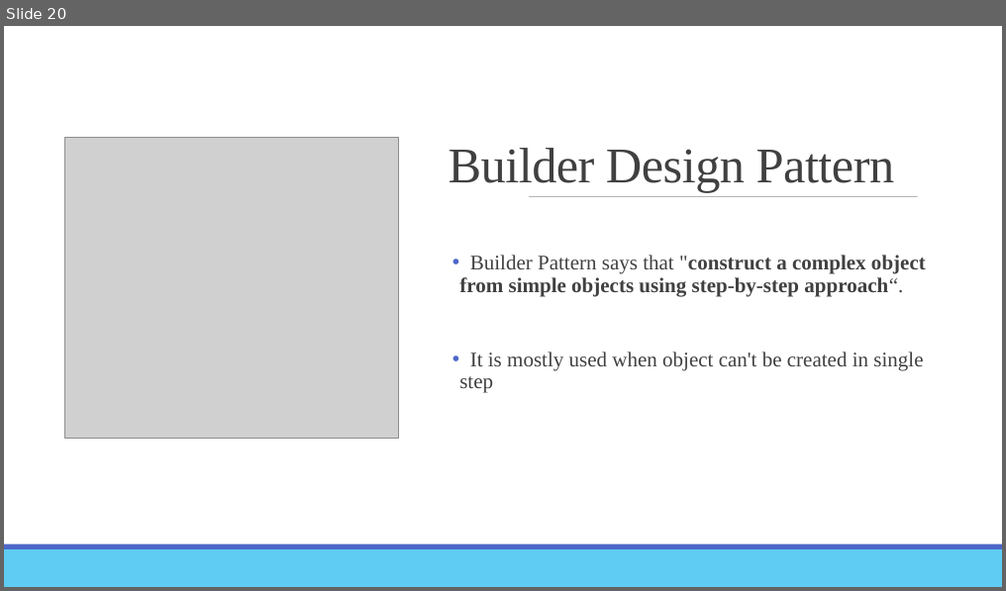
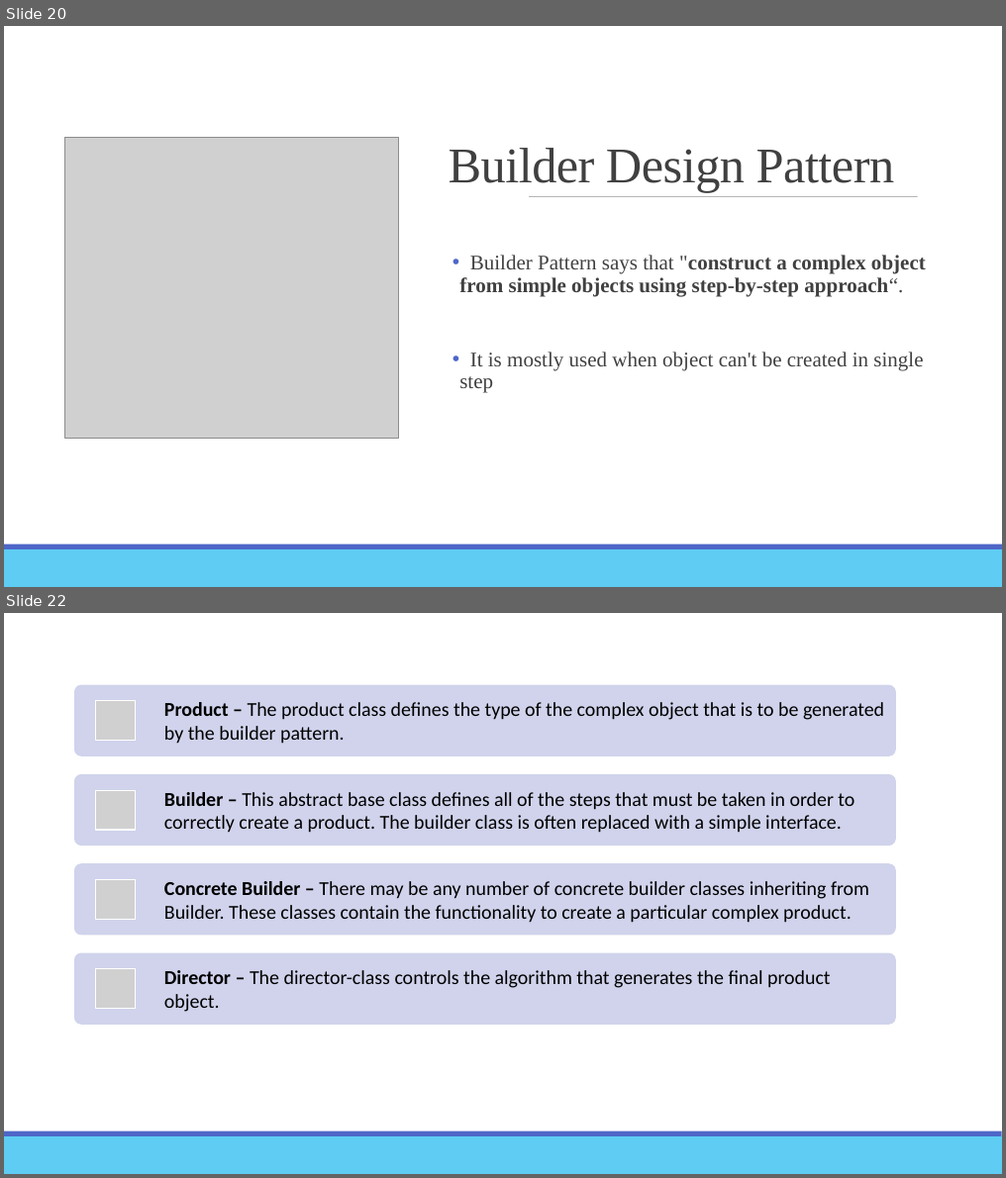
Before and after one commit to A-Lakshmi-Nikhitha12/EPAM, a slide deck: Creational/Creational Design Patterns.pptx. Shown one above the other, each under a label of ours: slide 20 before the commit, slides 20 and 22 after it; the slides between them are not shown. The pictures are 1006x591 and 1006x1178 pixels, drawn with LibreOffice and Linux fonts; fonts in the diff are those of the drawing; grey boxes stand for pictures. Boxes give left, top, right and bottom in pixels: in the first picture for what was removed or moved away, otherwise in the second. Text is boxed around its words. In the diff, an @@ line names an element or a change of style, - is before the commit and + after.

```diff
--- a/Creational/Creational Design Patterns.pptx
+++ b/Creational/Creational Design Patterns.pptx
@@ slide 22 added at (4, 613, 1002, 1174), background #FFFFFF @@
@@ group added at (74, 685, 896, 1025): 4 rounded rectangles, 4 pictures, 4 texts @@
+Product – The product class defines the type of the complex object that is to be generated by the builder pattern.
+Builder – This abstract base class defines all of the steps that must be taken in order to correctly create a product. The builder class is often replaced with a simple interface.
+Concrete Builder – There may be any number of concrete builder classes inheriting from Builder. These classes contain the functionality to create a particular complex product.
+Director – The director-class controls the algorithm that generates the final product object.
@@ rectangle added at (4, 1137, 1002, 1174), fill #5ECCF3 @@
@@ rectangle added at (4, 1132, 1002, 1137), fill #4E67C8 @@
```
Also in this commit, not shown: 1 slide changed, 2 other slides added, 5 other files.
